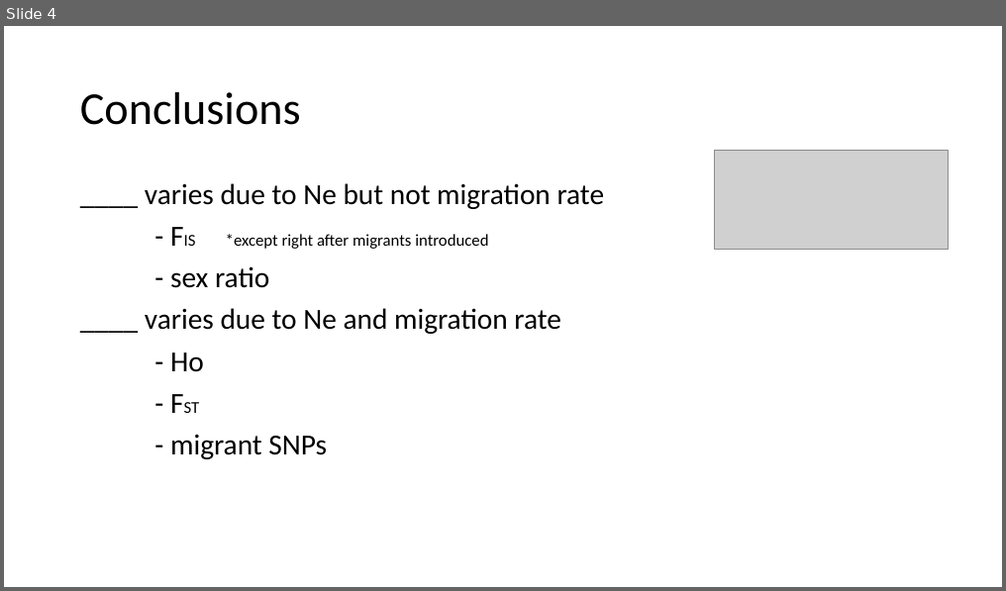
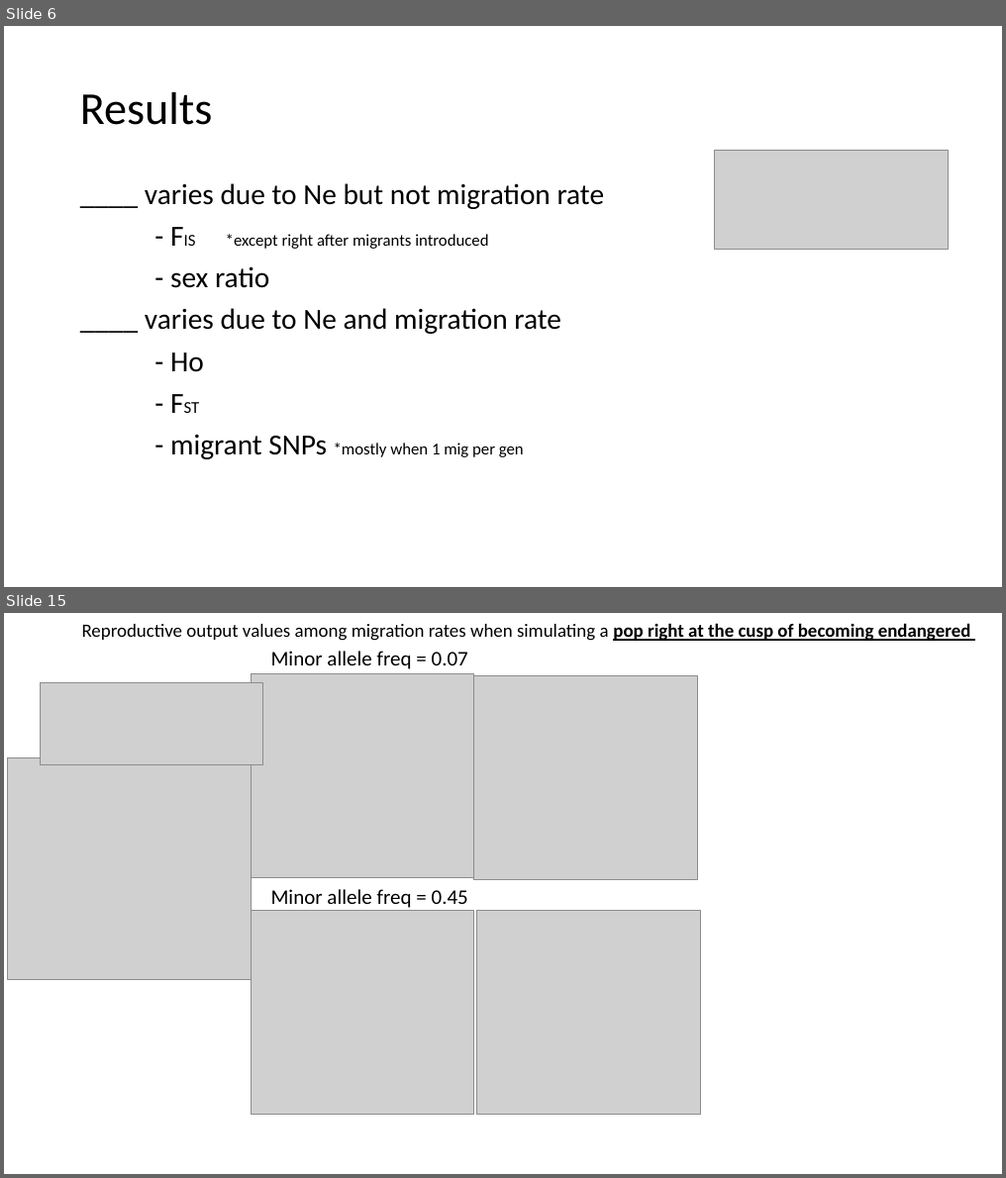
Before and after one commit to ginalamka/ComplexModel_ABM, a slide deck: Output_local/holding/figs/Figs_1.13.23.pptx. Shown one above the other, each under a label of ours: slide 4 before the commit, slides 6 and 15 after it; the slides between them are not shown. The pictures are 1006x591 and 1006x1178 pixels, drawn with LibreOffice and Linux fonts; fonts in the diff are those of the drawing; grey boxes stand for pictures. Boxes give left, top, right and bottom in pixels: in the first picture for what was removed or moved away, otherwise in the second. Text is boxed around its words. In the diff, an @@ line names an element or a change of style, - is before the commit and + after.

```diff
--- a/Output_local/holding/figs/Figs_1.13.23.pptx
+++ b/Output_local/holding/figs/Figs_1.13.23.pptx
@@ slide 15 added at [4, 613, 1002, 1174], background #FFFFFF @@
@@ text added at [82, 623, 971, 641], 18 pt, text #000000 @@
+Reproductive output values among migration rates when simulating a pop right at the cusp of becoming endangered
@@ text added at [271, 651, 468, 669], 20 pt, text #000000 @@
+Minor allele freq = 0.07
@@ picture added at [41, 682, 263, 765] @@
@@ picture added at [252, 674, 474, 878] @@
@@ picture added at [474, 676, 697, 879] @@
@@ picture added at [8, 759, 252, 980] @@
@@ text added at [271, 889, 468, 908], 20 pt, text #000000 @@
+Minor allele freq = 0.45
@@ picture added at [252, 911, 474, 1115] @@
@@ picture added at [477, 911, 700, 1115] @@
@@ what was slide 4 is now slide 6 @@
@@ slide 6 changed as well @@
@@ title at [80, 92, 213, 125]: text changed @@
-Conclusions
+Results
@@ text at [170, 435, 524, 460]: text changed; size 28 to 16 pt @@
-- migrant SNPs
+- migrant SNPs *mostly when 1 mig per gen
```
Also in this commit, not shown: 20 other slides added, 7 slides removed, 1 other file.
